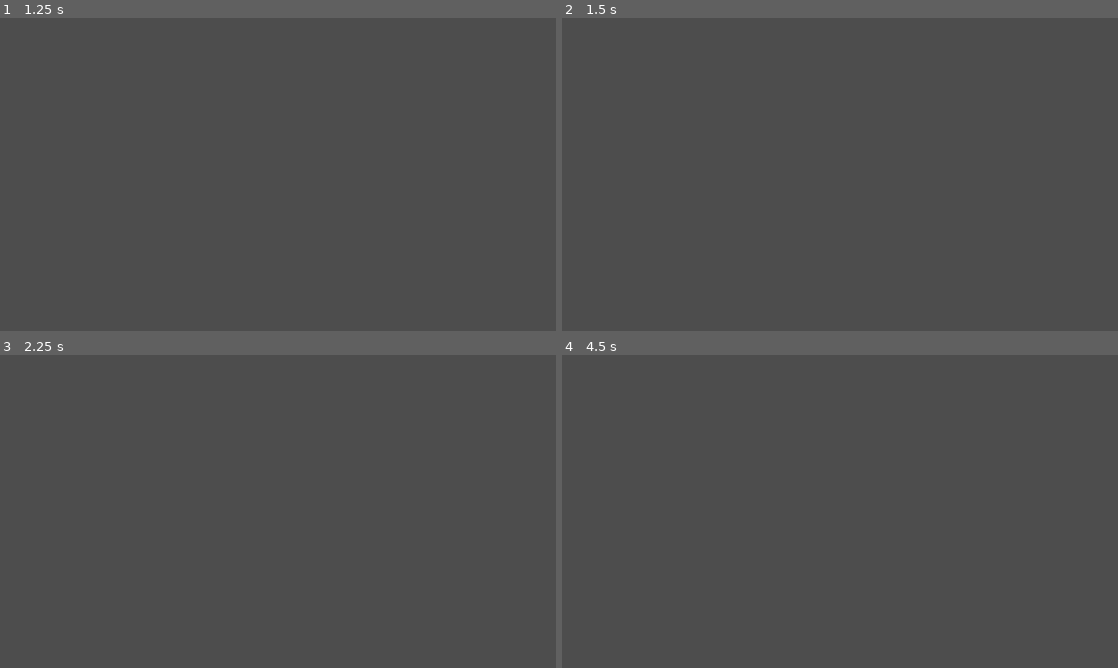
Above: before the commit, frames 1-4 (two rows, left to right).
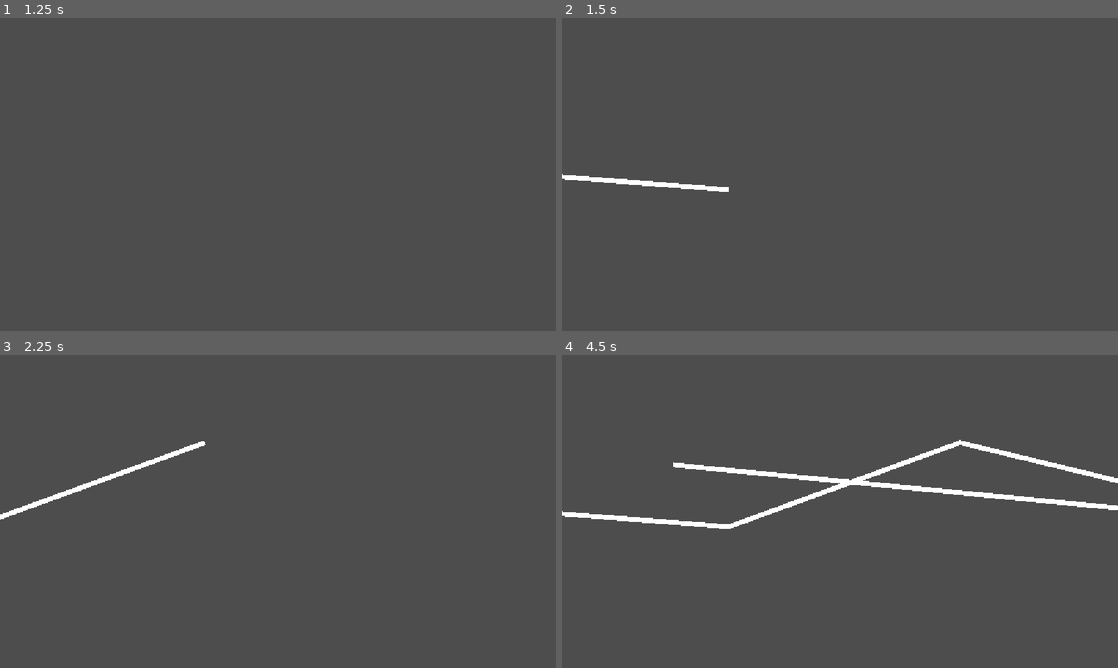
Above: after the commit, the same moments.

Repository: MArxcoop/Circuitry
Game: Godot game, scene res://Scenes/Main.tscn
The game is run twice, just before and just after one commit, with the same random seed, the same clock (stepped at 60 frames per second) and the same inputs. Before the commit the project starts from res://Main.tscn.
Inputs (mouse positions are in pixels of both pictures, inside the frame that each line leads up to):
- Up to frame 1 (1.25 s): tap Enter at 0.5 s; move the mouse to (400, 158) at 0.52 s; hold Right (ui_right) from 0.53 s (still down); click (400, 158) at 0.6 s
- Up to frame 2 (1.5 s): release Right (ui_right) at 1.25 s; drag from (728, 190) to (812, 237) at 1.27 s
- Up to frame 3 (2.25 s): tap Space at 2 s; move the mouse to (333, 442) at 2.02 s; hold Right (ui_right) from 2.03 s (still down); click (333, 442) at 2.1 s
- Up to frame 4 (4.5 s): release Right (ui_right) at 2.75 s; tap Enter at 2.75 s; drag from (812, 574) to (673, 464) at 2.77 s; tap Space at 3.5 s; move the mouse to (1006, 558) at 3.52 s; hold Left (ui_left) 3.53-4.25 s; click (1006, 558) at 3.6 s; drag from (673, 464) to (756, 433) at 4.27 s

Frame 1 is identical in both runs. In frame 2, 0.5% of the frame differs, in the area x 0-30%, y 49-56%; in frame 3, 0.6%; in frame 4, 2.8%, in the area x 0-100%, y 27-56%.

Commit message:
Basic Line Creation
Allows the user create paths in runtime.

Diff:
--- a/circuitry/Main.tscn
+++ b/circuitry/Scenes/Main.tscn
@@ -1,10 +1,11 @@
 [gd_scene format=4 uid="uid://cr1g02ojhlv8k"]
 
-[ext_resource type="Texture2D" uid="uid://q3wdsei0glg2" path="res://Tile.png" id="1_uu6xs"]
-[ext_resource type="Script" uid="uid://dpge7jvhgfi3i" path="res://camera_2d.gd" id="2_r0du0"]
+[ext_resource type="Texture2D" uid="uid://q3wdsei0glg2" path="res://Assets/Tile.png" id="1_idj7w"]
+[ext_resource type="Script" uid="uid://dpge7jvhgfi3i" path="res://Scripts/camera_2d.gd" id="2_kln2b"]
+[ext_resource type="PackedScene" uid="uid://b8xcg7fb8v2ra" path="res://Scenes/wire_path.tscn" id="3_kln2b"]
 
 [sub_resource type="TileSetAtlasSource" id="TileSetAtlasSource_cm0pq"]
-texture = ExtResource("1_uu6xs")
+texture = ExtResource("1_idj7w")
 texture_region_size = Vector2i(128, 128)
 0:0/0 = 0
 
@@ -19,4 +20,6 @@
 tile_set = SubResource("TileSet_pjvof")
 
 [node name="Camera2D" type="Camera2D" parent="." unique_id=396175479]
-script = ExtResource("2_r0du0")
+script = ExtResource("2_kln2b")
+
+[node name="Wire Path" parent="." unique_id=1175483005 instance=ExtResource("3_kln2b")]
--- /dev/null
+++ b/circuitry/Scenes/wire_path.tscn
@@ -0,0 +1,12 @@
+[gd_scene format=3 uid="uid://b8xcg7fb8v2ra"]
+
+[ext_resource type="Script" uid="uid://ddn8mf3wuna6w" path="res://Scripts/wirePath.gd" id="1_rot1w"]
+
+[sub_resource type="Curve2D" id="Curve2D_04rxf"]
+bake_interval = 0.01
+
+[node name="wirePath" type="Path2D" unique_id=1175483005]
+curve = SubResource("Curve2D_04rxf")
+script = ExtResource("1_rot1w")
+
+[node name="Line2D" type="Line2D" parent="." unique_id=321624479]
--- /dev/null
+++ b/circuitry/Scripts/wirePath.gd
@@ -0,0 +1,17 @@
+extends Path2D
+
+# Sets line variable to be a Line2D node connected to a Line2D child
+@onready var line: Line2D = $Line2D
+
+# Called when the node enters the scene tree for the first time.
+func _ready() -> void:
+	pass
+
+
+# Called every frame. 'delta' is the elapsed time since the previous frame.
+func _process(delta: float) -> void:
+	pass
+
+func _input(event: InputEvent) -> void:
+	if Input.is_action_just_pressed("leftMouseButton"):
+		line.add_point(get_global_mouse_position())
--- a/circuitry/project.godot
+++ b/circuitry/project.godot
@@ -13,12 +13,41 @@
 config/name="Circuitry"
 run/main_scene="uid://cr1g02ojhlv8k"
 config/features=PackedStringArray("4.8", "Forward Plus")
-config/icon="res://icon.svg"
+config/icon="res://Assets/icon.svg"
+
+[debug]
+
+gdscript/warnings/inferred_declaration=1
 
 [display]
 
 window/stretch/mode="canvas_items"
 window/stretch/aspect="expand"
+
+[input]
+
+leftMouseButton={
+"deadzone": 0.2,
+"events": [Object(InputEventMouseButton,
+"resource_local_to_scene": false,
+"resource_name": "",
+"device": -1,
+"window_id": 0,
+"alt_pressed": false,
+"shift_pressed": false,
+"ctrl_pressed": false,
+"meta_pressed": false,
+"button_mask": 1,
+"position": Vector2(343, 2),
+"global_position": Vector2(352, 50),
+"factor": 1.0,
+"button_index": 1,
+"canceled": false,
+"pressed": true,
+"double_click": false,
+"script": null
+)]
+}
 
 [input_devices]
 
Renamed: circuitry/Tile.png -> circuitry/Assets/Tile.png
Not shown, changed: circuitry/Assets/Tile.png.import
Renamed: circuitry/icon.svg -> circuitry/Assets/icon.svg
Not shown, changed: circuitry/Assets/icon.svg.import
Renamed: circuitry/camera_2d.gd -> circuitry/Scripts/camera_2d.gd
Renamed: circuitry/camera_2d.gd.uid -> circuitry/Scripts/camera_2d.gd.uid
Not shown, added: circuitry/Scripts/wirePath.gd.uid
